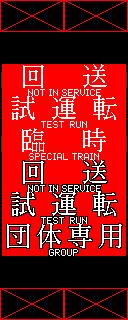
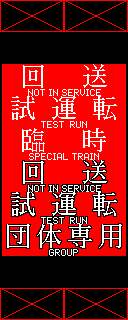
Layers edited between the first and the second w=128, h=320 image:
painted on "背景" over [1, 72, 127, 152]
